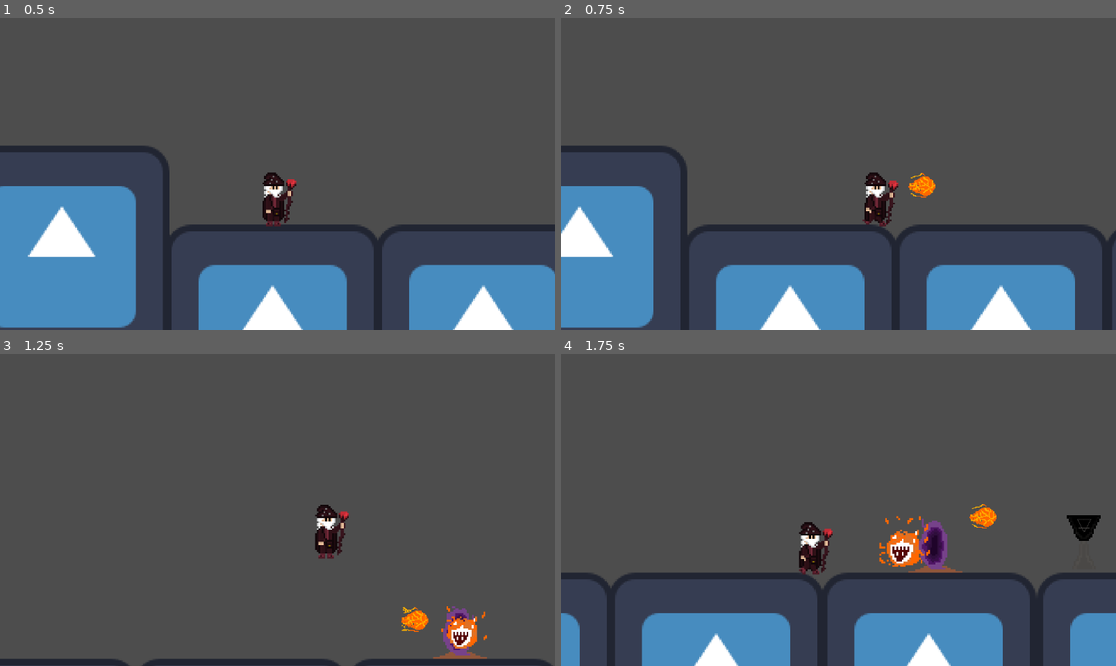
Above: before the commit, frames 1-4 (two rows, left to right).
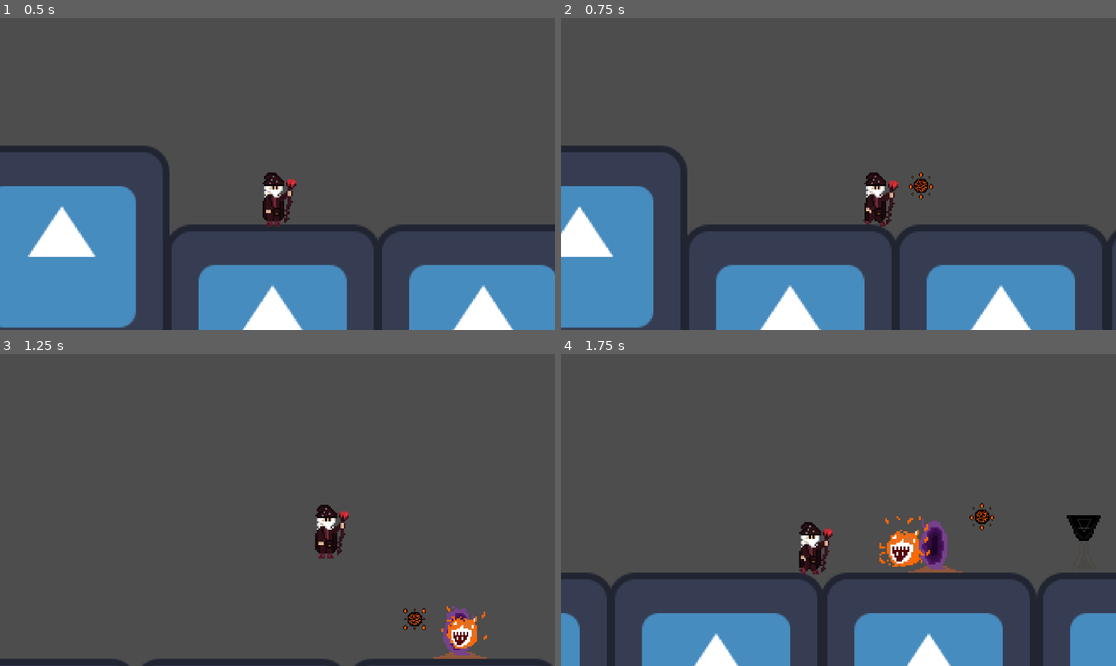
Above: after the commit, the same moments.

Repository: zSelimReborn/Project-Unitum
Game: Godot game, scene res://scenes/debug.tscn
Two runs of this game, one before a commit and one after it. Both use one fixed random seed, a clock stepped at 60 frames per second and the inputs below. The engine's default icon, where the game draws it, is replaced by a stand-in: a white triangle on a blue panel in a dark square.
Inputs (mouse positions are in pixels of both pictures, inside the frame that each line leads up to):
- Up to frame 1 (0.5 s): no input
- Up to frame 2 (0.75 s): move the mouse to (960, 158) at 0.52 s; press the mouse at (960, 158) at 0.53 s; hold D (move_right) from 0.53 s (still down)
- Up to frame 3 (1.25 s): keep holding D (move_right); tap Space (jump) at 0.77 s
- Up to frame 4 (1.75 s): keep holding D (move_right); move the mouse to (727, 525) at 1.27 s; release the mouse at (727, 525) at 1.28 s; tap 1 (change_element) at 1.35 s; tap Space (jump) at 1.52 s; click (727, 525) at 1.55 s

Frame 1 is identical in both runs. In frame 2, 0.3% of the frame differs, in the area x 62-68%, y 49-59%; in frame 3, 0.3%, in the area x 72-78%, y 81-90%; in frame 4, 0.3%.

Commit message:
Projectile assets and small fixes on interactables

Diff:
--- a/blueprints/gameplay/projectiles/air.tscn
+++ b/blueprints/gameplay/projectiles/air.tscn
@@ -1,90 +1,29 @@
-[gd_scene load_steps=14 format=3 uid="uid://dbxnsgdnf0rt8"]
+[gd_scene load_steps=6 format=3 uid="uid://dbxnsgdnf0rt8"]
 
 [ext_resource type="PackedScene" uid="uid://cpxa5h7iq7wux" path="res://blueprints/gameplay/projectile.tscn" id="1_1tnmt"]
-[ext_resource type="Texture2D" uid="uid://bpj43q5txako8" path="res://assets/projectiles/air_ball_anim.tga" id="2_31xxm"]
+[ext_resource type="Texture2D" uid="uid://duxgrsqobovua" path="res://assets/projectiles/air_ball.png" id="2_b6vje"]
 
-[sub_resource type="AtlasTexture" id="AtlasTexture_wspgr"]
-atlas = ExtResource("2_31xxm")
-region = Rect2(0, 0, 32, 32)
+[sub_resource type="AtlasTexture" id="AtlasTexture_b6ltb"]
+atlas = ExtResource("2_b6vje")
+region = Rect2(0, 0, 33, 33)
 
-[sub_resource type="AtlasTexture" id="AtlasTexture_5ukd7"]
-atlas = ExtResource("2_31xxm")
-region = Rect2(32, 0, 32, 32)
-
-[sub_resource type="AtlasTexture" id="AtlasTexture_cvnlp"]
-atlas = ExtResource("2_31xxm")
-region = Rect2(64, 0, 32, 32)
-
-[sub_resource type="AtlasTexture" id="AtlasTexture_88m4x"]
-atlas = ExtResource("2_31xxm")
-region = Rect2(96, 0, 32, 32)
-
-[sub_resource type="AtlasTexture" id="AtlasTexture_vxkbj"]
-atlas = ExtResource("2_31xxm")
-region = Rect2(0, 32, 32, 32)
-
-[sub_resource type="AtlasTexture" id="AtlasTexture_v2us6"]
-atlas = ExtResource("2_31xxm")
-region = Rect2(32, 32, 32, 32)
-
-[sub_resource type="AtlasTexture" id="AtlasTexture_qwhvf"]
-atlas = ExtResource("2_31xxm")
-region = Rect2(64, 32, 32, 32)
-
-[sub_resource type="AtlasTexture" id="AtlasTexture_fpt26"]
-atlas = ExtResource("2_31xxm")
-region = Rect2(0, 32, 32, 32)
-
-[sub_resource type="AtlasTexture" id="AtlasTexture_clo0j"]
-atlas = ExtResource("2_31xxm")
-region = Rect2(32, 32, 32, 32)
-
-[sub_resource type="AtlasTexture" id="AtlasTexture_31e1a"]
-atlas = ExtResource("2_31xxm")
-region = Rect2(64, 32, 32, 32)
+[sub_resource type="AtlasTexture" id="AtlasTexture_wr4gn"]
+atlas = ExtResource("2_b6vje")
+region = Rect2(33, 0, 33, 33)
 
 [sub_resource type="SpriteFrames" id="SpriteFrames_y18t4"]
 resource_local_to_scene = true
 animations = [{
 "frames": [{
 "duration": 1.0,
-"texture": SubResource("AtlasTexture_wspgr")
+"texture": SubResource("AtlasTexture_b6ltb")
 }, {
 "duration": 1.0,
-"texture": SubResource("AtlasTexture_5ukd7")
-}, {
-"duration": 1.0,
-"texture": SubResource("AtlasTexture_cvnlp")
-}, {
-"duration": 1.0,
-"texture": SubResource("AtlasTexture_88m4x")
-}, {
-"duration": 1.0,
-"texture": SubResource("AtlasTexture_vxkbj")
-}, {
-"duration": 1.0,
-"texture": SubResource("AtlasTexture_v2us6")
-}, {
-"duration": 1.0,
-"texture": SubResource("AtlasTexture_qwhvf")
+"texture": SubResource("AtlasTexture_wr4gn")
 }],
 "loop": true,
 "name": &"default",
-"speed": 15.0
-}, {
-"frames": [{
-"duration": 1.0,
-"texture": SubResource("AtlasTexture_fpt26")
-}, {
-"duration": 1.0,
-"texture": SubResource("AtlasTexture_clo0j")
-}, {
-"duration": 1.0,
-"texture": SubResource("AtlasTexture_31e1a")
-}],
-"loop": true,
-"name": &"loop",
-"speed": 10.0
+"speed": 5.0
 }]
 
 [node name="Projectile" instance=ExtResource("1_1tnmt")]
@@ -94,7 +33,7 @@
 position = Vector2(0, 0)
 sprite_frames = SubResource("SpriteFrames_y18t4")
 autoplay = "default"
-frame_progress = 0.29276
+frame_progress = 0.545678
 
 [node name="CollisionShape2D" parent="." index="1"]
 position = Vector2(0, 0)
--- a/blueprints/gameplay/projectiles/earth.tscn
+++ b/blueprints/gameplay/projectiles/earth.tscn
@@ -1,83 +1,29 @@
-[gd_scene load_steps=13 format=3 uid="uid://cqmuveqfl0ahc"]
+[gd_scene load_steps=6 format=3 uid="uid://cqmuveqfl0ahc"]
 
 [ext_resource type="PackedScene" uid="uid://cpxa5h7iq7wux" path="res://blueprints/gameplay/projectile.tscn" id="1_h2a75"]
-[ext_resource type="Texture2D" uid="uid://cg1svy6s1w4o2" path="res://assets/projectiles/earth_ball_anim.tga" id="2_vo2c2"]
+[ext_resource type="Texture2D" uid="uid://b3lcaa5eig1ml" path="res://assets/projectiles/rock_ball.png" id="2_xwq0q"]
 
-[sub_resource type="AtlasTexture" id="AtlasTexture_7i1uo"]
-atlas = ExtResource("2_vo2c2")
-region = Rect2(0, 0, 32, 32)
+[sub_resource type="AtlasTexture" id="AtlasTexture_561dr"]
+atlas = ExtResource("2_xwq0q")
+region = Rect2(0, 0, 33, 33)
 
-[sub_resource type="AtlasTexture" id="AtlasTexture_vyjup"]
-atlas = ExtResource("2_vo2c2")
-region = Rect2(32, 0, 32, 32)
-
-[sub_resource type="AtlasTexture" id="AtlasTexture_23543"]
-atlas = ExtResource("2_vo2c2")
-region = Rect2(64, 0, 32, 32)
-
-[sub_resource type="AtlasTexture" id="AtlasTexture_5kwc1"]
-atlas = ExtResource("2_vo2c2")
-region = Rect2(96, 0, 32, 32)
-
-[sub_resource type="AtlasTexture" id="AtlasTexture_k0x1b"]
-atlas = ExtResource("2_vo2c2")
-region = Rect2(0, 32, 32, 32)
-
-[sub_resource type="AtlasTexture" id="AtlasTexture_et3ra"]
-atlas = ExtResource("2_vo2c2")
-region = Rect2(32, 32, 32, 32)
-
-[sub_resource type="AtlasTexture" id="AtlasTexture_r6e8n"]
-atlas = ExtResource("2_vo2c2")
-region = Rect2(64, 32, 32, 32)
-
-[sub_resource type="AtlasTexture" id="AtlasTexture_ak85a"]
-atlas = ExtResource("2_vo2c2")
-region = Rect2(32, 32, 32, 32)
-
-[sub_resource type="AtlasTexture" id="AtlasTexture_yyxxf"]
-atlas = ExtResource("2_vo2c2")
-region = Rect2(64, 32, 32, 32)
+[sub_resource type="AtlasTexture" id="AtlasTexture_d0klc"]
+atlas = ExtResource("2_xwq0q")
+region = Rect2(33, 0, 33, 33)
 
 [sub_resource type="SpriteFrames" id="SpriteFrames_d16rn"]
 resource_local_to_scene = true
 animations = [{
 "frames": [{
 "duration": 1.0,
-"texture": SubResource("AtlasTexture_7i1uo")
+"texture": SubResource("AtlasTexture_561dr")
 }, {
 "duration": 1.0,
-"texture": SubResource("AtlasTexture_vyjup")
-}, {
-"duration": 1.0,
-"texture": SubResource("AtlasTexture_23543")
-}, {
-"duration": 1.0,
-"texture": SubResource("AtlasTexture_5kwc1")
-}, {
-"duration": 1.0,
-"texture": SubResource("AtlasTexture_k0x1b")
-}, {
-"duration": 1.0,
-"texture": SubResource("AtlasTexture_et3ra")
-}, {
-"duration": 1.0,
-"texture": SubResource("AtlasTexture_r6e8n")
+"texture": SubResource("AtlasTexture_d0klc")
 }],
 "loop": true,
 "name": &"default",
-"speed": 15.0
-}, {
-"frames": [{
-"duration": 1.0,
-"texture": SubResource("AtlasTexture_ak85a")
-}, {
-"duration": 1.0,
-"texture": SubResource("AtlasTexture_yyxxf")
-}],
-"loop": true,
-"name": &"loop",
-"speed": 10.0
+"speed": 5.0
 }]
 
 [node name="Projectile" instance=ExtResource("1_h2a75")]
@@ -87,7 +33,9 @@
 position = Vector2(0, -1)
 sprite_frames = SubResource("SpriteFrames_d16rn")
 autoplay = "default"
-frame_progress = 0.865931
+frame = 1
+frame_progress = 0.186941
 
 [node name="CollisionShape2D" parent="." index="1"]
+visible = false
 position = Vector2(0, -1)
--- a/blueprints/gameplay/projectiles/fire.tscn
+++ b/blueprints/gameplay/projectiles/fire.tscn
@@ -1,83 +1,29 @@
-[gd_scene load_steps=13 format=3 uid="uid://bn0tekli3d5oi"]
+[gd_scene load_steps=6 format=3 uid="uid://bn0tekli3d5oi"]
 
 [ext_resource type="PackedScene" uid="uid://cpxa5h7iq7wux" path="res://blueprints/gameplay/projectile.tscn" id="1_e8q7e"]
-[ext_resource type="Texture2D" uid="uid://bvam0fe6521ds" path="res://assets/projectiles/fire_ball_anim.tga" id="2_nm5w8"]
+[ext_resource type="Texture2D" uid="uid://c546wnco1nhr5" path="res://assets/projectiles/fire_ball.png" id="2_ym3gl"]
 
-[sub_resource type="AtlasTexture" id="AtlasTexture_uyqde"]
-atlas = ExtResource("2_nm5w8")
-region = Rect2(0, 0, 32, 32)
+[sub_resource type="AtlasTexture" id="AtlasTexture_h3h83"]
+atlas = ExtResource("2_ym3gl")
+region = Rect2(0, 0, 33, 33)
 
-[sub_resource type="AtlasTexture" id="AtlasTexture_i72k8"]
-atlas = ExtResource("2_nm5w8")
-region = Rect2(32, 0, 32, 32)
-
-[sub_resource type="AtlasTexture" id="AtlasTexture_df8hh"]
-atlas = ExtResource("2_nm5w8")
-region = Rect2(64, 0, 32, 32)
-
-[sub_resource type="AtlasTexture" id="AtlasTexture_1qwrk"]
-atlas = ExtResource("2_nm5w8")
-region = Rect2(96, 0, 32, 32)
-
-[sub_resource type="AtlasTexture" id="AtlasTexture_nnq5p"]
-atlas = ExtResource("2_nm5w8")
-region = Rect2(0, 32, 32, 32)
-
-[sub_resource type="AtlasTexture" id="AtlasTexture_bfcue"]
-atlas = ExtResource("2_nm5w8")
-region = Rect2(32, 32, 32, 32)
-
-[sub_resource type="AtlasTexture" id="AtlasTexture_4no76"]
-atlas = ExtResource("2_nm5w8")
-region = Rect2(64, 32, 32, 32)
-
-[sub_resource type="AtlasTexture" id="AtlasTexture_07mqx"]
-atlas = ExtResource("2_nm5w8")
-region = Rect2(32, 32, 32, 32)
-
-[sub_resource type="AtlasTexture" id="AtlasTexture_7q4rb"]
-atlas = ExtResource("2_nm5w8")
-region = Rect2(64, 32, 32, 32)
+[sub_resource type="AtlasTexture" id="AtlasTexture_4ghu1"]
+atlas = ExtResource("2_ym3gl")
+region = Rect2(33, 0, 33, 33)
 
 [sub_resource type="SpriteFrames" id="SpriteFrames_aaek7"]
 resource_local_to_scene = true
 animations = [{
 "frames": [{
 "duration": 1.0,
-"texture": SubResource("AtlasTexture_uyqde")
+"texture": SubResource("AtlasTexture_h3h83")
 }, {
 "duration": 1.0,
-"texture": SubResource("AtlasTexture_i72k8")
-}, {
-"duration": 1.0,
-"texture": SubResource("AtlasTexture_df8hh")
-}, {
-"duration": 1.0,
-"texture": SubResource("AtlasTexture_1qwrk")
-}, {
-"duration": 1.0,
-"texture": SubResource("AtlasTexture_nnq5p")
-}, {
-"duration": 1.0,
-"texture": SubResource("AtlasTexture_bfcue")
-}, {
-"duration": 1.0,
-"texture": SubResource("AtlasTexture_4no76")
+"texture": SubResource("AtlasTexture_4ghu1")
 }],
 "loop": true,
 "name": &"default",
-"speed": 15.0
-}, {
-"frames": [{
-"duration": 1.0,
-"texture": SubResource("AtlasTexture_07mqx")
-}, {
-"duration": 1.0,
-"texture": SubResource("AtlasTexture_7q4rb")
-}],
-"loop": true,
-"name": &"loop",
-"speed": 10.0
+"speed": 5.0
 }]
 
 [node name="Projectile" instance=ExtResource("1_e8q7e")]
@@ -88,7 +34,7 @@
 position = Vector2(0, 0)
 sprite_frames = SubResource("SpriteFrames_aaek7")
 autoplay = "default"
-frame_progress = 0.302935
+frame_progress = 0.791273
 
 [node name="CollisionShape2D" parent="." index="1"]
 position = Vector2(0, 0)
--- a/blueprints/gameplay/projectiles/water.tscn
+++ b/blueprints/gameplay/projectiles/water.tscn
@@ -1,83 +1,29 @@
-[gd_scene load_steps=13 format=3 uid="uid://b6rhifi5h1p36"]
+[gd_scene load_steps=6 format=3 uid="uid://b6rhifi5h1p36"]
 
 [ext_resource type="PackedScene" uid="uid://cpxa5h7iq7wux" path="res://blueprints/gameplay/projectile.tscn" id="1_7uhho"]
-[ext_resource type="Texture2D" uid="uid://6fjindsj3cne" path="res://assets/projectiles/water_ball_anim.tga" id="2_cssas"]
+[ext_resource type="Texture2D" uid="uid://d35v4os4mjmy6" path="res://assets/projectiles/water_ball.png" id="2_ahlli"]
 
-[sub_resource type="AtlasTexture" id="AtlasTexture_xcpui"]
-atlas = ExtResource("2_cssas")
-region = Rect2(0, 0, 32, 32)
+[sub_resource type="AtlasTexture" id="AtlasTexture_bjl5l"]
+atlas = ExtResource("2_ahlli")
+region = Rect2(0, 0, 33, 33)
 
-[sub_resource type="AtlasTexture" id="AtlasTexture_wntwl"]
-atlas = ExtResource("2_cssas")
-region = Rect2(32, 0, 32, 32)
-
-[sub_resource type="AtlasTexture" id="AtlasTexture_62sm1"]
-atlas = ExtResource("2_cssas")
-region = Rect2(64, 0, 32, 32)
-
-[sub_resource type="AtlasTexture" id="AtlasTexture_xnjm3"]
-atlas = ExtResource("2_cssas")
-region = Rect2(96, 0, 32, 32)
-
-[sub_resource type="AtlasTexture" id="AtlasTexture_1c7e5"]
-atlas = ExtResource("2_cssas")
-region = Rect2(0, 32, 32, 32)
-
-[sub_resource type="AtlasTexture" id="AtlasTexture_plybp"]
-atlas = ExtResource("2_cssas")
-region = Rect2(32, 32, 32, 32)
-
-[sub_resource type="AtlasTexture" id="AtlasTexture_eevy7"]
-atlas = ExtResource("2_cssas")
-region = Rect2(64, 32, 32, 32)
-
-[sub_resource type="AtlasTexture" id="AtlasTexture_jg875"]
-atlas = ExtResource("2_cssas")
-region = Rect2(32, 32, 32, 32)
-
-[sub_resource type="AtlasTexture" id="AtlasTexture_46f27"]
-atlas = ExtResource("2_cssas")
-region = Rect2(64, 32, 32, 32)
+[sub_resource type="AtlasTexture" id="AtlasTexture_p0pwd"]
+atlas = ExtResource("2_ahlli")
+region = Rect2(33, 0, 33, 33)
 
 [sub_resource type="SpriteFrames" id="SpriteFrames_eg4wd"]
 resource_local_to_scene = true
 animations = [{
 "frames": [{
 "duration": 1.0,
-"texture": SubResource("AtlasTexture_xcpui")
+"texture": SubResource("AtlasTexture_bjl5l")
 }, {
 "duration": 1.0,
-"texture": SubResource("AtlasTexture_wntwl")
-}, {
-"duration": 1.0,
-"texture": SubResource("AtlasTexture_62sm1")
-}, {
-"duration": 1.0,
-"texture": SubResource("AtlasTexture_xnjm3")
-}, {
-"duration": 1.0,
-"texture": SubResource("AtlasTexture_1c7e5")
-}, {
-"duration": 1.0,
-"texture": SubResource("AtlasTexture_plybp")
-}, {
-"duration": 1.0,
-"texture": SubResource("AtlasTexture_eevy7")
+"texture": SubResource("AtlasTexture_p0pwd")
 }],
 "loop": true,
 "name": &"default",
-"speed": 15.0
-}, {
-"frames": [{
-"duration": 1.0,
-"texture": SubResource("AtlasTexture_jg875")
-}, {
-"duration": 1.0,
-"texture": SubResource("AtlasTexture_46f27")
-}],
-"loop": true,
-"name": &"loop",
-"speed": 10.0
+"speed": 5.0
 }]
 
 [node name="Projectile" instance=ExtResource("1_7uhho")]
@@ -87,7 +33,7 @@
 position = Vector2(0, 0)
 sprite_frames = SubResource("SpriteFrames_eg4wd")
 autoplay = "default"
-frame_progress = 0.359598
+frame_progress = 0.588056
 
 [node name="CollisionShape2D" parent="." index="1"]
 position = Vector2(0, 0)
--- a/blueprints/gameplay/puzzles/cauldron.tscn
+++ b/blueprints/gameplay/puzzles/cauldron.tscn
@@ -28,13 +28,13 @@
 atlas = ExtResource("5_6qevt")
 region = Rect2(64, 0, 64, 64)
 
-[sub_resource type="AtlasTexture" id="AtlasTexture_0drx7"]
+[sub_resource type="AtlasTexture" id="AtlasTexture_c6bqd"]
 atlas = ExtResource("6_aljni")
-region = Rect2(0, 0, 64, 64)
+region = Rect2(0, 64, 64, 64)
 
-[sub_resource type="AtlasTexture" id="AtlasTexture_rwak3"]
+[sub_resource type="AtlasTexture" id="AtlasTexture_bkoje"]
 atlas = ExtResource("6_aljni")
-region = Rect2(64, 0, 64, 64)
+region = Rect2(64, 64, 64, 64)
 
 [sub_resource type="AtlasTexture" id="AtlasTexture_1xqwc"]
 atlas = ExtResource("5_wx5l2")
@@ -67,10 +67,10 @@
 }, {
 "frames": [{
 "duration": 1.0,
-"texture": SubResource("AtlasTexture_0drx7")
+"texture": SubResource("AtlasTexture_c6bqd")
 }, {
 "duration": 1.0,
-"texture": SubResource("AtlasTexture_rwak3")
+"texture": SubResource("AtlasTexture_bkoje")
 }],
 "loop": true,
 "name": &"earth",
--- a/blueprints/gameplay/puzzles/door.tscn
+++ b/blueprints/gameplay/puzzles/door.tscn
@@ -35,6 +35,7 @@
 size = Vector2(20, 23)
 
 [node name="Door" type="Area2D"]
+collision_layer = 4
 script = ExtResource("1_3oq0g")
 
 [node name="Sprite" type="AnimatedSprite2D" parent="."]
--- a/scenes/debug.tscn
+++ b/scenes/debug.tscn
@@ -9,6 +9,7 @@
 [ext_resource type="Script" path="res://scripts/components/puzzle_listener_component.gd" id="7_dglby"]
 [ext_resource type="PackedScene" uid="uid://bysxvdpqire16" path="res://blueprints/gameplay/puzzles/cauldron.tscn" id="7_se3yf"]
 [ext_resource type="PackedScene" uid="uid://dd60doqqhf8hf" path="res://blueprints/gameplay/puzzles/door.tscn" id="9_7swxy"]
+[ext_resource type="PackedScene" uid="uid://dw024ehm7ov8" path="res://blueprints/hud/hud.tscn" id="11_ntrn2"]
 [ext_resource type="PackedScene" uid="uid://bgrldxlq6x0ob" path="res://blueprints/gameplay/enemies/fire_enemy.tscn" id="11_u0shf"]
 
 [sub_resource type="ShaderMaterial" id="ShaderMaterial_vueyv"]
@@ -211,3 +212,5 @@
 offset_bottom = -461.0
 scale = Vector2(35.9973, 48.3481)
 color = Color(1, 1, 1, 0)
+
+[node name="HUD" parent="." instance=ExtResource("11_ntrn2")]
--- a/scripts/gameplay/projectile.gd
+++ b/scripts/gameplay/projectile.gd
@@ -8,6 +8,7 @@
 
 # Properties
 @export var speed : float = 750
+@export var loop_animation : bool = false
 
 # Variables
 var damage : float = 0
@@ -43,5 +44,7 @@
 	queue_free()
 
 func _on_anim_sprite_animation_looped():
+	if not loop_animation:
+		return
 	if sprite.animation == "default":
 		sprite.play("loop")
--- a/scripts/gameplay/puzzle/door.gd
+++ b/scripts/gameplay/puzzle/door.gd
@@ -10,6 +10,7 @@
 @onready var sprite = $Sprite
 
 func _ready():
+	super()
 	instant_interact = false
 	if not puzzle_listener_component:
 		printerr("door has no puzzle listener attached")
Binary file added: assets/projectiles/air_ball.png
Not shown, added: assets/projectiles/air_ball.png.import
Binary file added: assets/projectiles/fire_ball.png
Not shown, added: assets/projectiles/fire_ball.png.import
Renamed: assets/projectiles/air_ball_anim.tga -> assets/projectiles/old_air_ball_anim.tga
Not shown, changed: assets/projectiles/old_air_ball_anim.tga.import
Renamed: assets/projectiles/earth_ball_anim.tga -> assets/projectiles/old_earth_ball_anim.tga
Not shown, changed: assets/projectiles/old_earth_ball_anim.tga.import
Renamed: assets/projectiles/fire_ball_anim.tga -> assets/projectiles/old_fire_ball_anim.tga
Not shown, added: assets/projectiles/old_fire_ball_anim.tga.import
Renamed: assets/projectiles/water_ball_anim.tga -> assets/projectiles/old_water_ball_anim.tga
Not shown, changed: assets/projectiles/old_water_ball_anim.tga.import
(and 5 more such lines)
